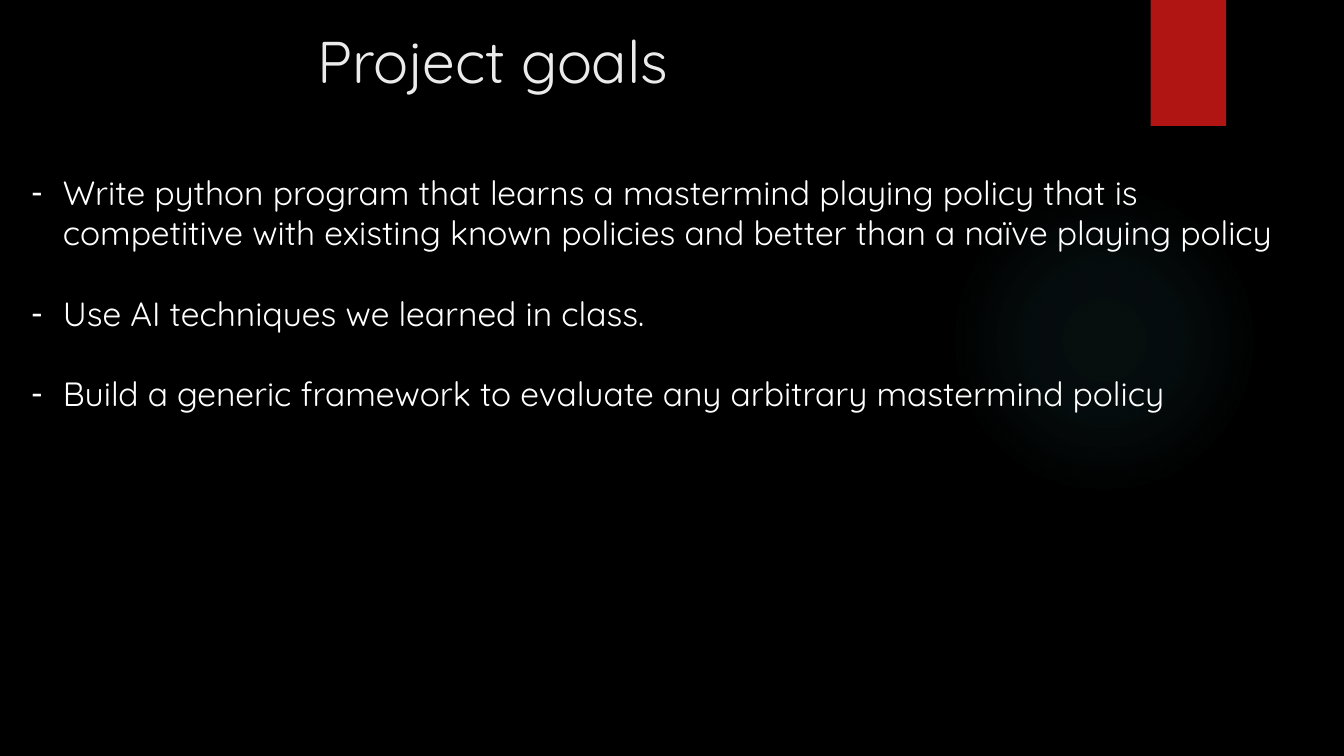
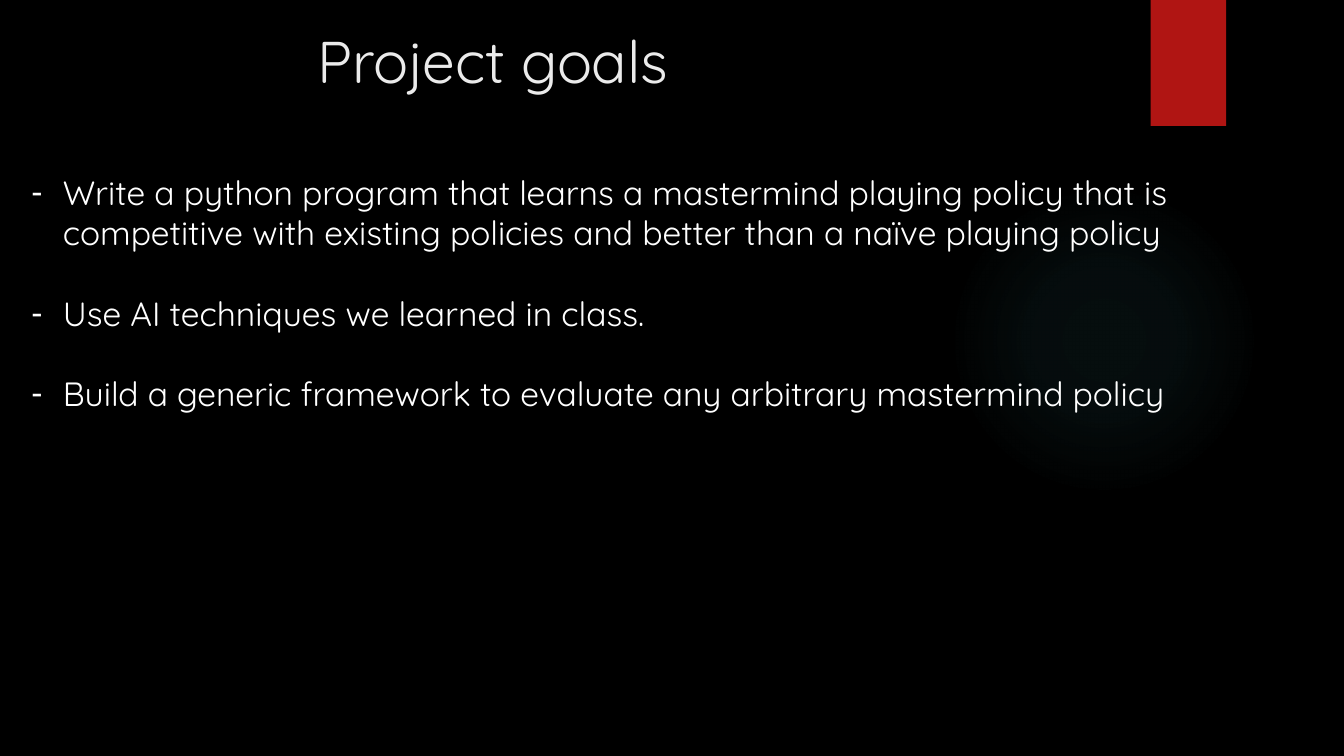
Before and after one commit to gilsh2/final_ai_project, a slide deck: slide 2 of ai_final_project_mastermind.pptx. Drawn at 1344x756 pixels with LibreOffice and Linux fonts; fonts in the diff are those of the drawing; background and template pictures are left out. Boxes give left, top, right and bottom in pixels: in the first picture for what was removed or moved away, otherwise in the second. Text is boxed around its words. In the diff, an @@ line names an element or a change of style, - is before the commit and + after.

Commit message:
edit

```diff
--- a/ai_final_project_mastermind.pptx
+++ b/ai_final_project_mastermind.pptx
@@ text at [63,180,1167,252]: text changed @@
-– Write python program that learns a mastermind playing policy that is competitive with existing known policies and better than a naïve playing policy
+– Write a python program that learns a mastermind playing policy that is competitive with existing policies and better than a naïve playing policy
```
Also in this commit, not shown: 7 other slides changed.
